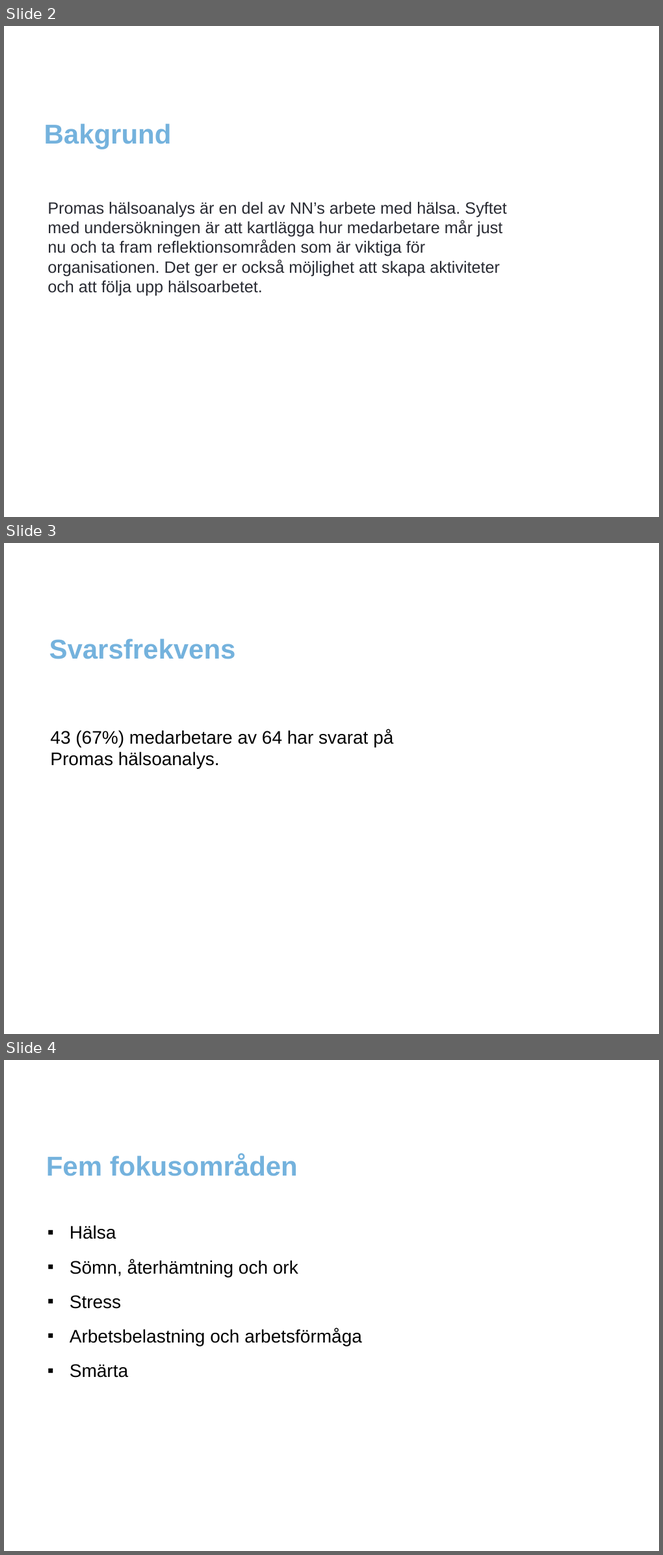
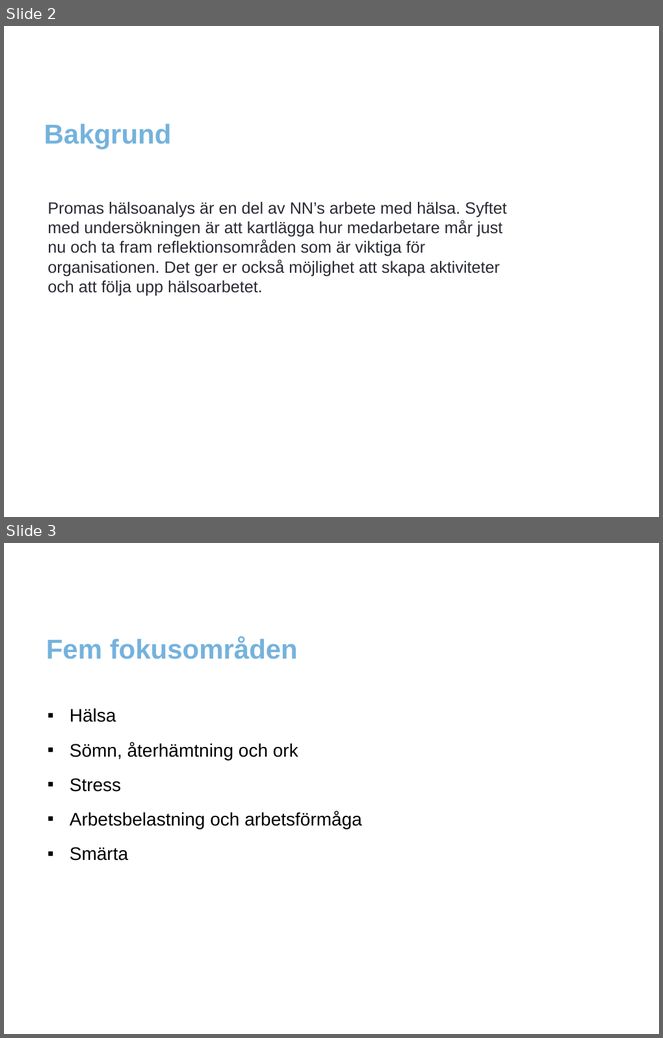
Before and after one commit to jenevieve18/hw, a slide deck: contrib/HW.EForm.Report/templates/Promas template.pptx. Shown one above the other, each under a label of ours: slides 2, 3 and 4 before the commit, slides 2 and 3 after it. The pictures are 663x1555 and 663x1038 pixels, drawn with LibreOffice and Linux fonts; fonts in the diff are those of the drawing; background and template pictures are left out. Boxes give left, top, right and bottom in pixels: in the first picture for what was removed or moved away, otherwise in the second. Text is boxed around its words. In the diff, an @@ line names an element or a change of style, - is before the commit and + after.

```diff
--- a/contrib/HW.EForm.Report/templates/Promas template.pptx
+++ b/contrib/HW.EForm.Report/templates/Promas template.pptx
@@ slide 3 removed at [4, 543, 659, 1034], background #FFFFFF @@
@@ text removed at [50, 639, 236, 659] @@
-Svarsfrekvens
@@ text removed at [50, 730, 393, 769] @@
-43 (67%) medarbetare av 64 har svarat på Promas hälsoanalys.
@@ what was slide 4 is now slide 3 @@
```
Also in this commit, not shown: 7 other slides removed, 10 other files.
